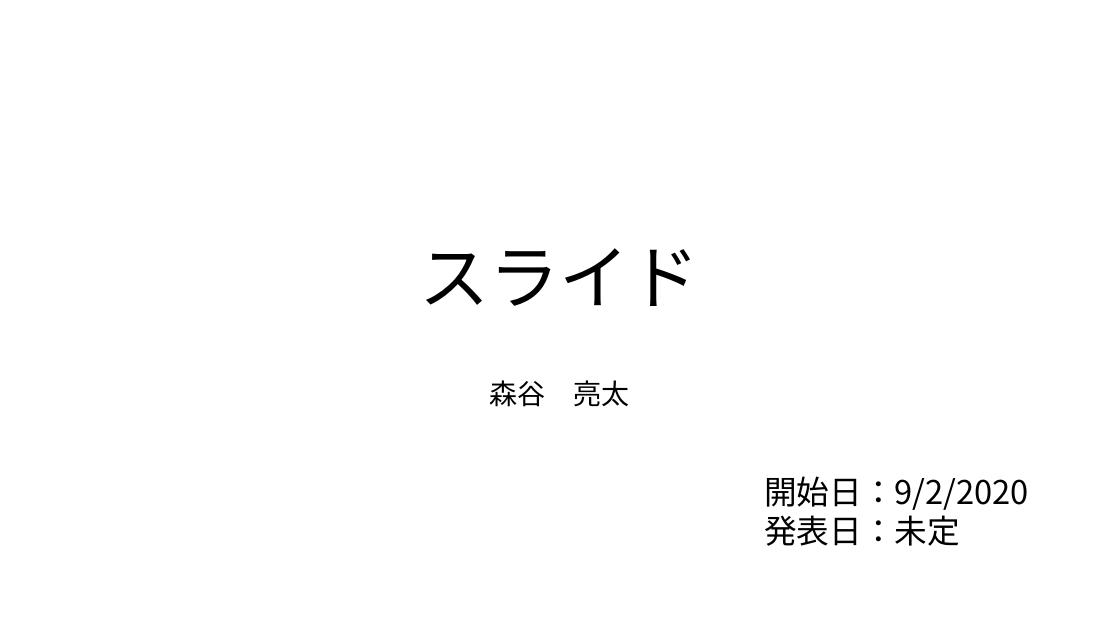
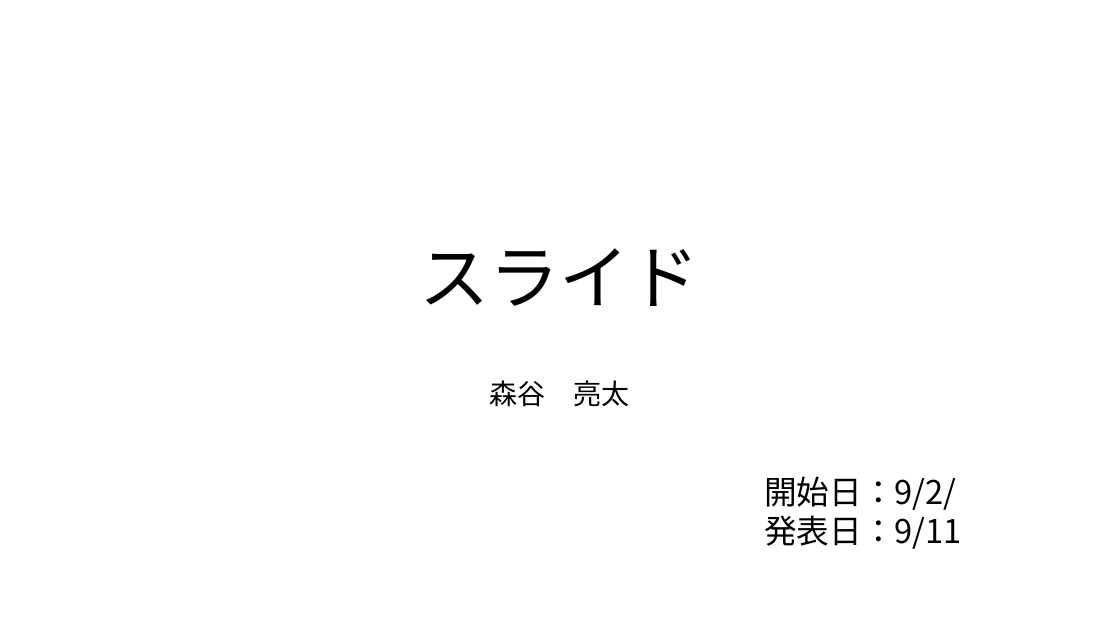
Before and after one commit to s1250103/Public_mori-lab, a slide deck: slide 1 of スライド/9.2~.pptx. Drawn at 1120x630 pixels with LibreOffice and Linux fonts; fonts in the diff are those of the drawing. Boxes give left, top, right and bottom in pixels: in the first picture for what was removed or moved away, otherwise in the second. Text is boxed around its words. In the diff, an @@ line names an element or a change of style, - is before the commit and + after.

Commit message:
スライドアップデート

```diff
--- a/スライド/9.2~.pptx
+++ b/スライド/9.2~.pptx
@@ text at (764,476,962,549): text changed @@
-開始日：9/2/2020
-発表日：未定
+開始日：9/2/
+発表日：9/11
```
Also in this commit, not shown: 2 other slides changed, 9 slides added, 2 slides removed, 5 other files.
